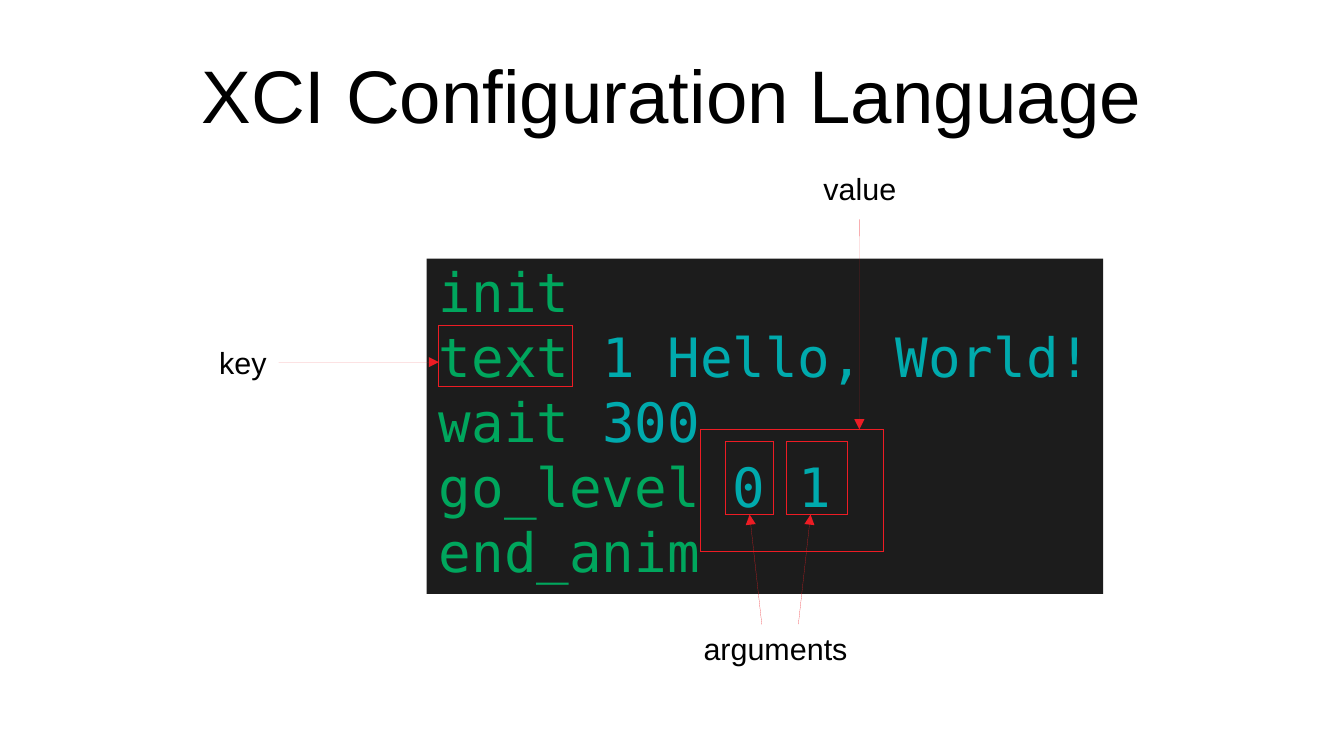
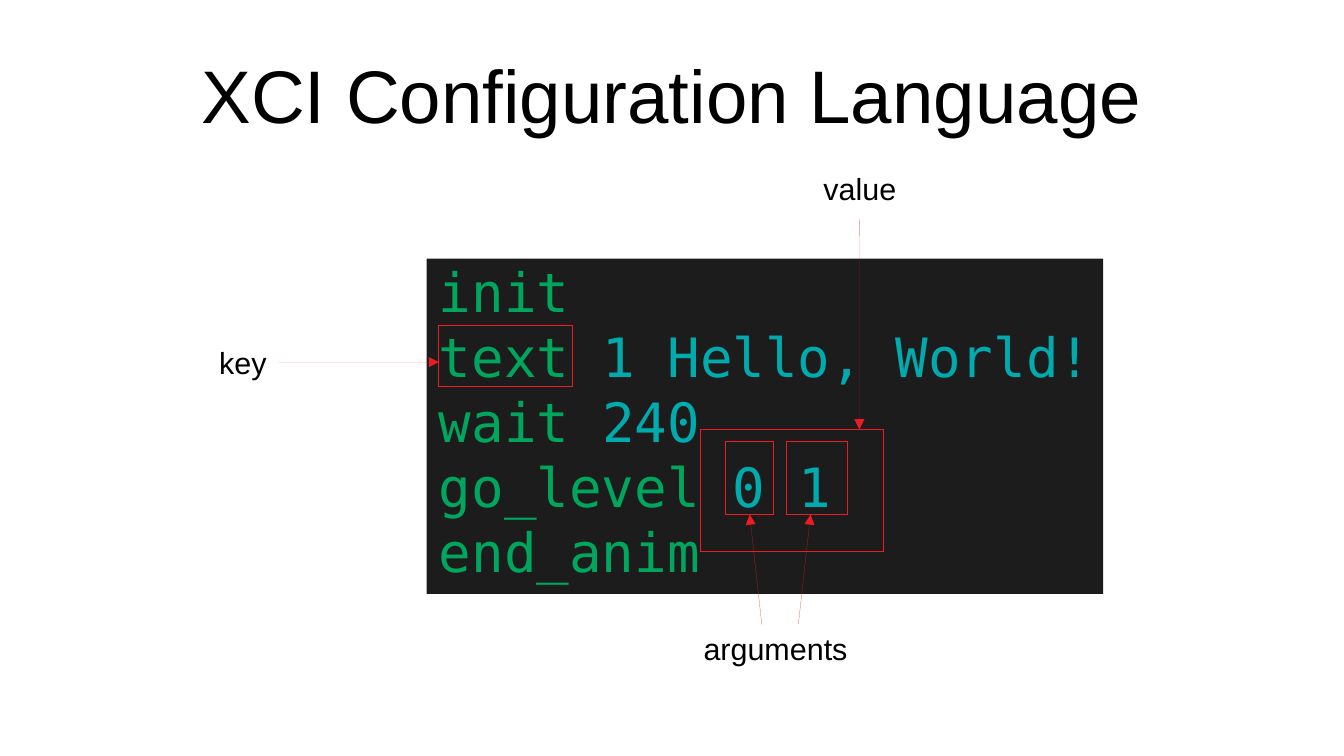
Before and after one commit to SlithyMatt/x16-xci, a slide deck: slide 1 of slides/XCI_config_lang.odp. Drawn at 1344x756 pixels with LibreOffice and Linux fonts; fonts in the diff are those of the drawing. Boxes give left, top, right and bottom in pixels: in the first picture for what was removed or moved away, otherwise in the second. Text is boxed around its words. In the diff, an @@ line names an element or a change of style, - is before the commit and + after.

Commit message:
Fixed syntax error in example code

```diff
--- a/slides/XCI_config_lang.odp
+++ b/slides/XCI_config_lang.odp
@@ subtitle at (439, 401, 700, 443): text changed @@
-wait 300
+wait 240
```
